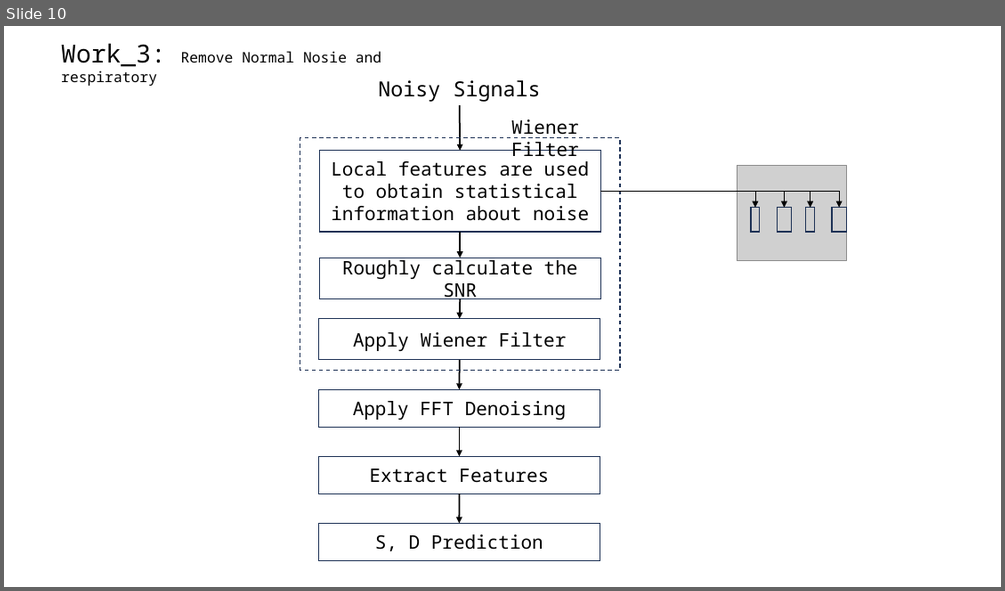
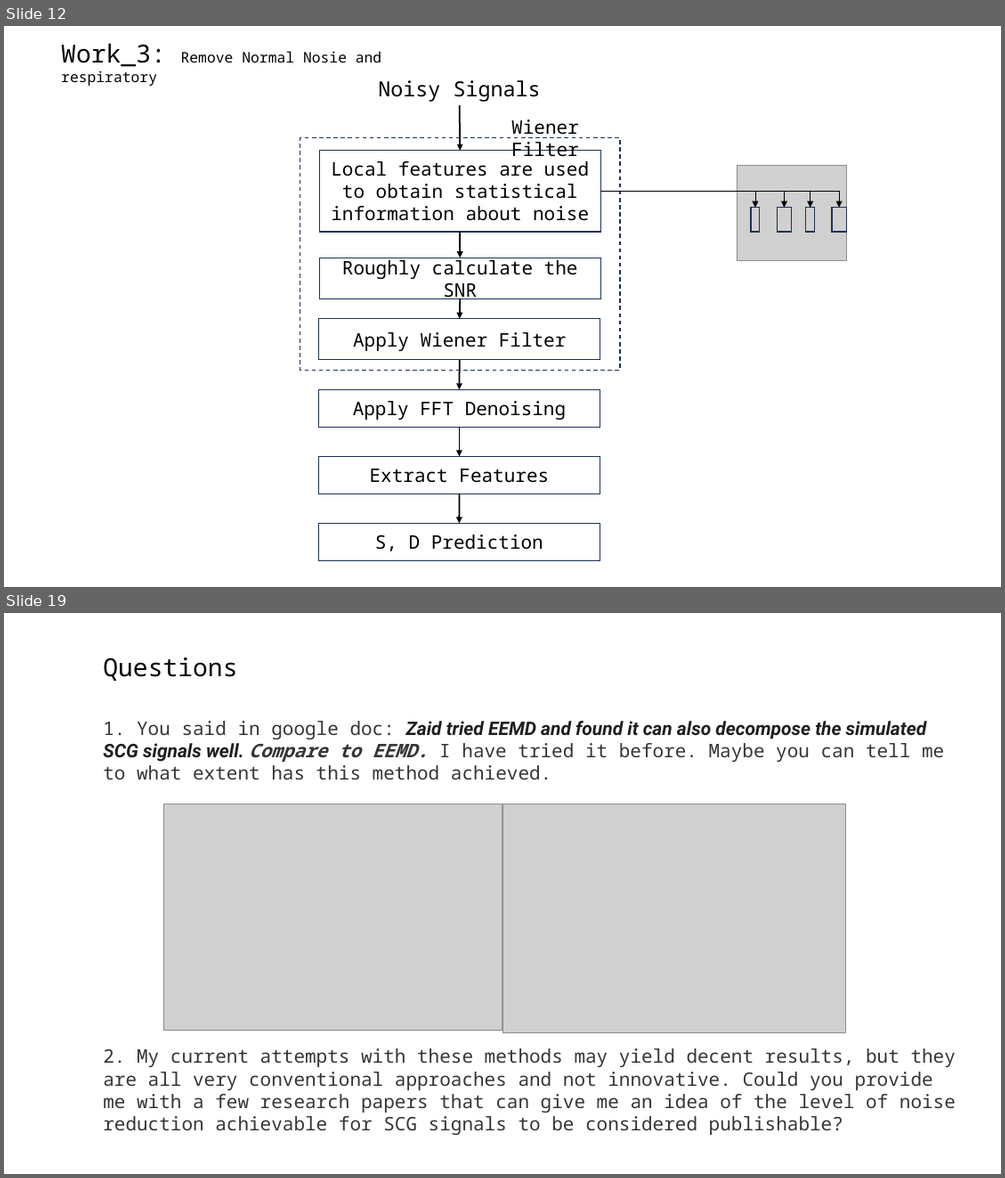
Before and after one commit to A-Big-Tortoise/Presentation, a slide deck: Presentation_911_JiayuChen.pptx. Shown one above the other, each under a label of ours: slide 10 before the commit, slides 12 and 19 after it; the slides between them are not shown. The pictures are 1005x591 and 1005x1178 pixels, drawn with LibreOffice and Linux fonts; fonts in the diff are those of the drawing; grey boxes stand for pictures. Boxes give left, top, right and bottom in pixels: in the first picture for what was removed or moved away, otherwise in the second. Text is boxed around its words. In the diff, an @@ line names an element or a change of style, - is before the commit and + after.

```diff
--- a/Presentation_911_JiayuChen.pptx
+++ b/Presentation_911_JiayuChen.pptx
@@ slide 19 added at [4, 613, 1001, 1174], background #FFFFFF @@
@@ text added at [103, 657, 237, 681], 24 pt, text #000000 @@
+Questions
@@ text added at [103, 721, 944, 779], 18 pt, text #353535 @@
+1. You said in google doc: Zaid tried EEMD and found it can also decompose the simulated SCG signals well. Compare to EEMD. I have tried it before. Maybe you can tell me to what extent has this method achieved.
@@ picture added at [164, 804, 502, 1030] @@
@@ picture added at [502, 804, 846, 1033] @@
@@ text added at [103, 1048, 955, 1135], 18 pt, text #353535 @@
+2. My current attempts with these methods may yield decent results, but they are all very conventional approaches and not innovative. Could you provide me with a few research papers that can give me an idea of the level of noise reduction achievable for SCG signals to be considered publishable?
@@ what was slide 10 is now slide 12 @@
```
Also in this commit, not shown: 9 slides changed, 3 other slides added, 3 slides removed.
